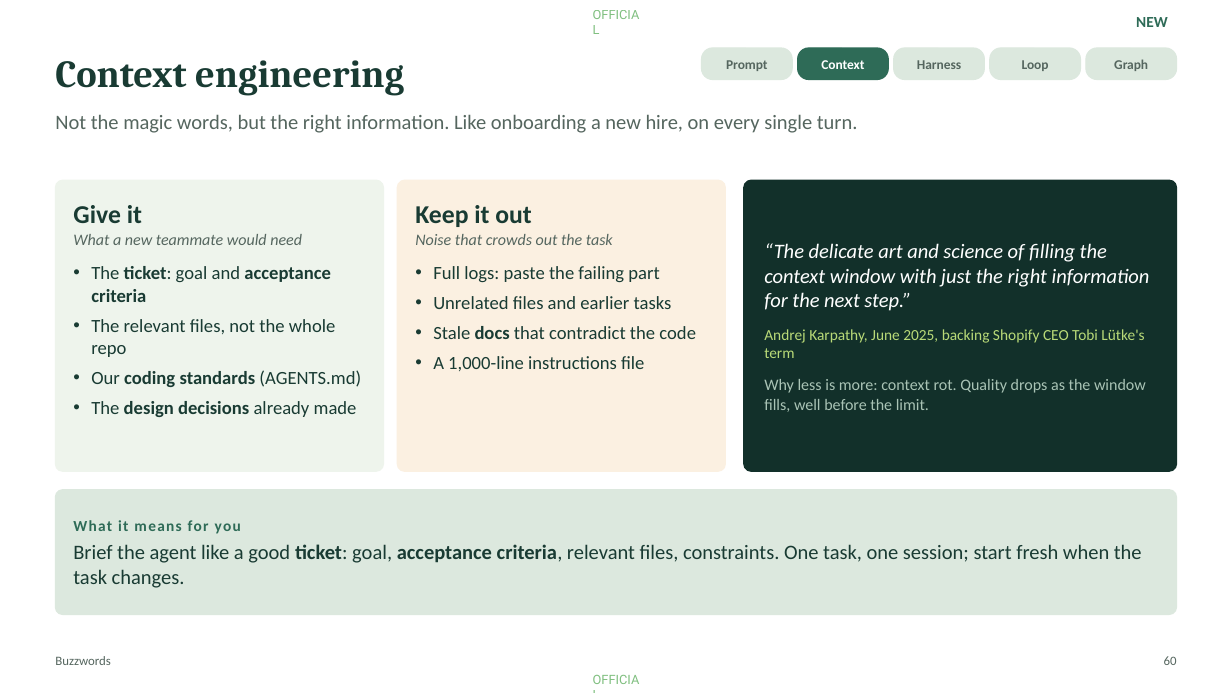
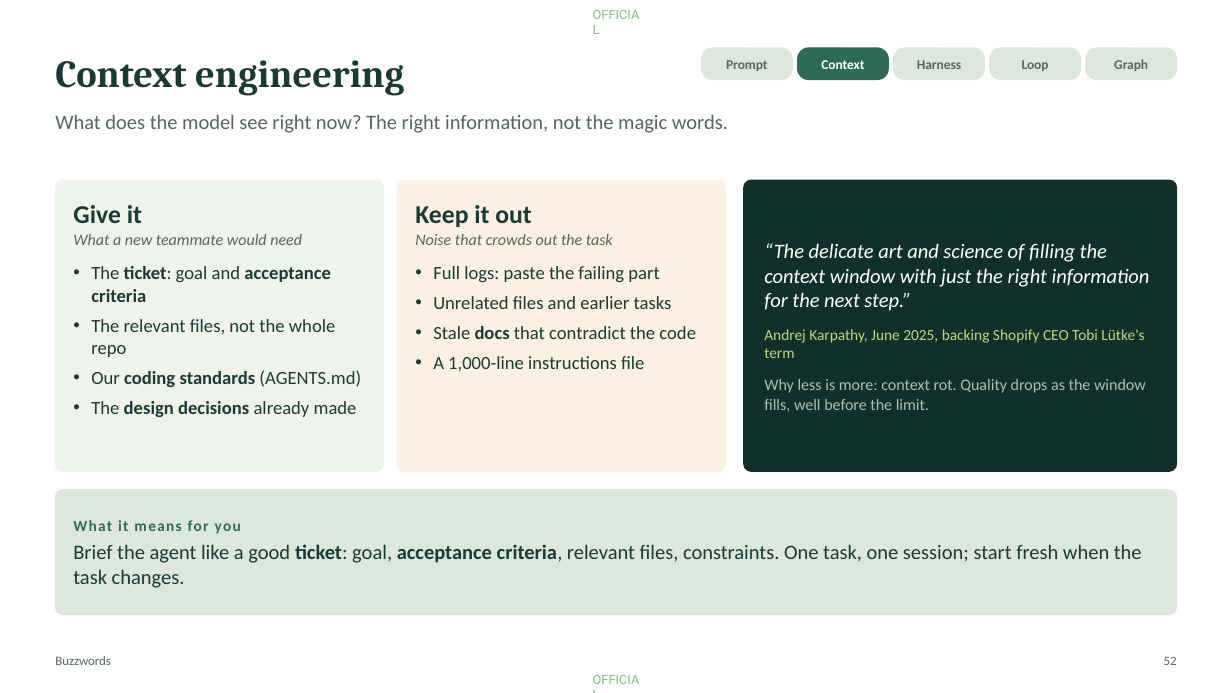
Before and after one commit to Moshe36/ai-developer-toolkit, a slide deck: slide 52 of workshop/agentic-workshop.pptx (slide 60 before the commit). Drawn at 1232x693 pixels with LibreOffice and Linux fonts; fonts in the diff are those of the drawing. Boxes give left, top, right and bottom in pixels: in the first picture for what was removed or moved away, otherwise in the second. Text is boxed around its words. In the diff, an @@ line names an element or a change of style, - is before the commit and + after.

```diff
--- a/workshop/agentic-workshop.pptx
+++ b/workshop/agentic-workshop.pptx
@@ text removed at [1136,17,1168,27] @@
-NEW
@@ text at [55,114,728,133]: text changed @@
-Not the magic words, but the right information. Like onboarding a new hire, on every single turn.
+What does the model see right now? The right information, not the magic words.
@@ page number at [1164,656,1177,665]: text changed @@
-60
+52
```
Also in this commit, not shown: 8 other slides changed, 25 slides added, 16 slides removed, 2 other files.
